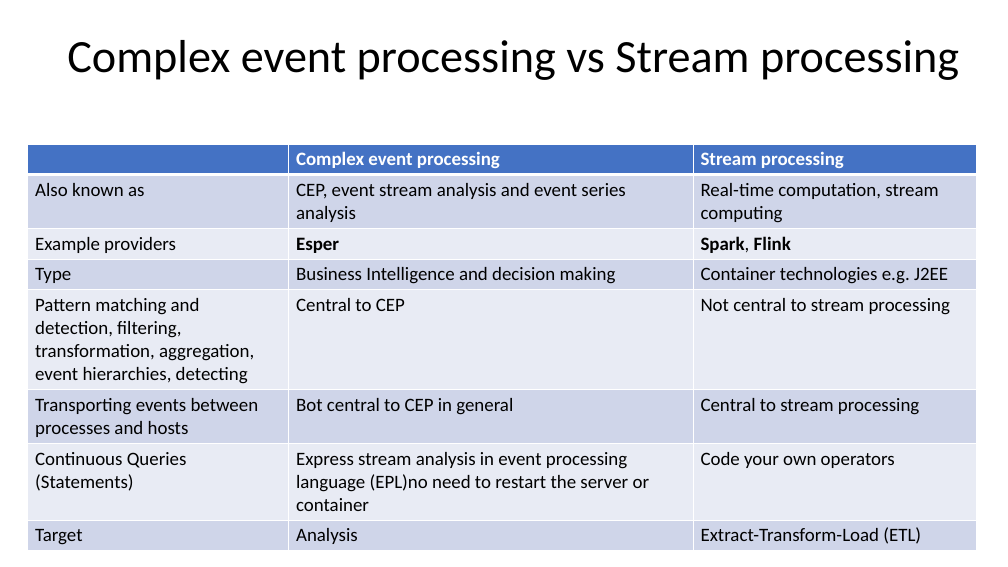
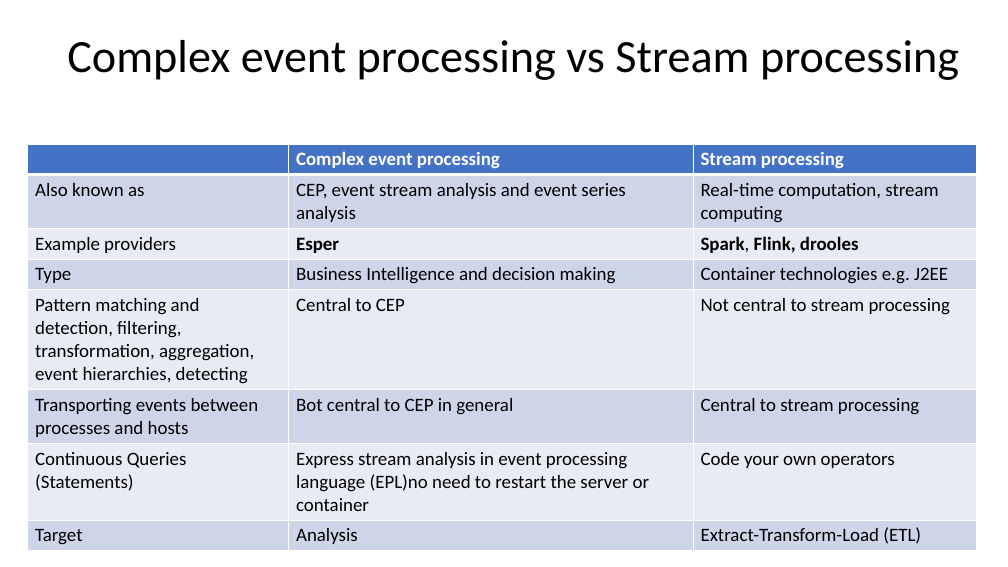
Before and after one commit to enercom25/sem3_24, a slide deck: slide 9 of CEPSem2024.pptx. Drawn at 1008x567 pixels with LibreOffice and Linux fonts; fonts in the diff are those of the drawing. Boxes give left, top, right and bottom in pixels: in the first picture for what was removed or moved away, otherwise in the second. Text is boxed around its words. In the diff, an @@ line names an element or a change of style, - is before the commit and + after.

```diff
--- a/CEPSem2024.pptx
+++ b/CEPSem2024.pptx
@@ table at bbox=[28, 144, 977, 549] @@
-row 3, column 3: Spark, Flink
+row 3, column 3: Spark, Flink, drooles
```
Also in this commit, not shown: 9 other slides changed, 21 slides added, 3 slides removed.
